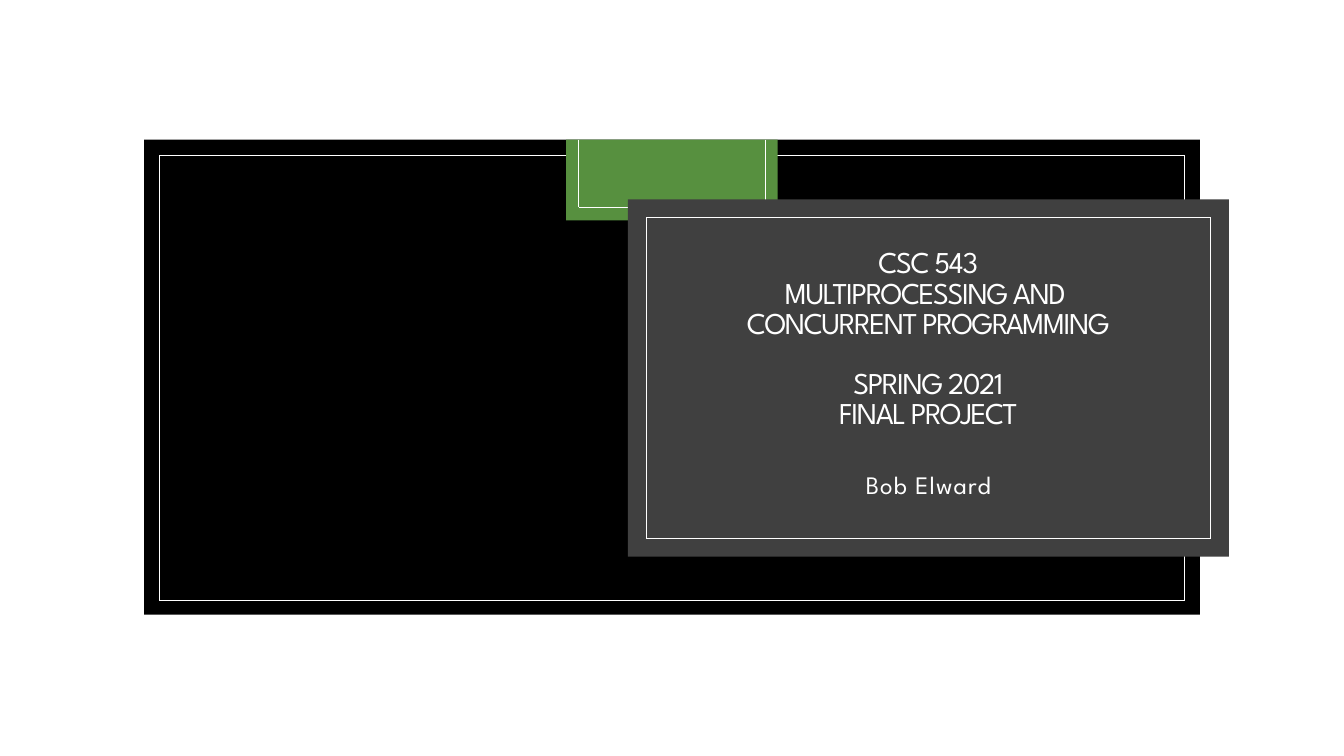
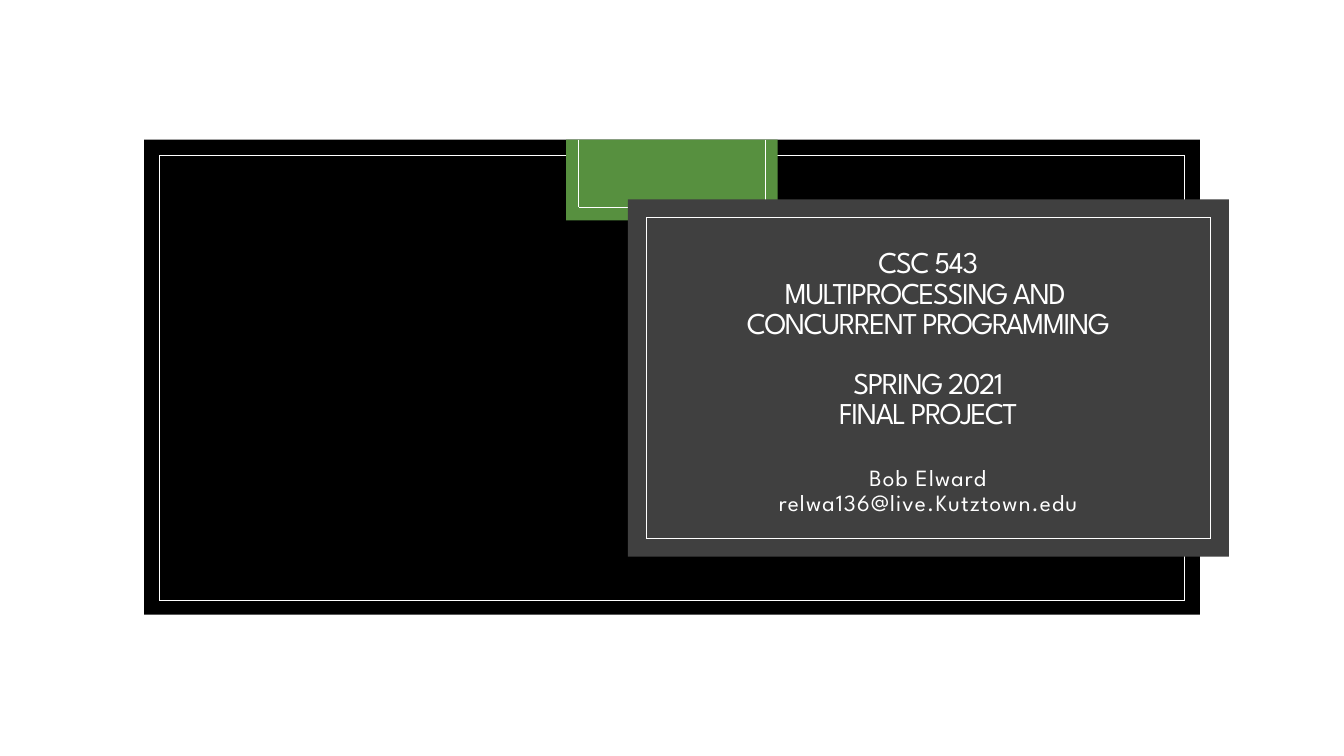
Before and after one commit to belward1/CSC543FinalProject, a slide deck: slide 1 of CSC543FinalProject/CSC 543 - Spring 2021 - Final Project - Bob Elward.pptx. Drawn at 1344x756 pixels with LibreOffice and Linux fonts; fonts in the diff are those of the drawing; background and template pictures are left out. Boxes give left, top, right and bottom in pixels: in the first picture for what was removed or moved away, otherwise in the second. Text is boxed around its words. In the diff, an @@ line names an element or a change of style, - is before the commit and + after.

```diff
--- a/CSC543FinalProject/CSC 543 - Spring 2021 - Final Project - Bob Elward.pptx
+++ b/CSC543FinalProject/CSC 543 - Spring 2021 - Final Project - Bob Elward.pptx
@@ subtitle at <box>779,470,1077,512</box>: text changed; size 18 to 16.6 pt @@
-Bob Elward
+Bob Elward
+relwa136@live.Kutztown.edu
```
Also in this commit, not shown: 2 other files.
